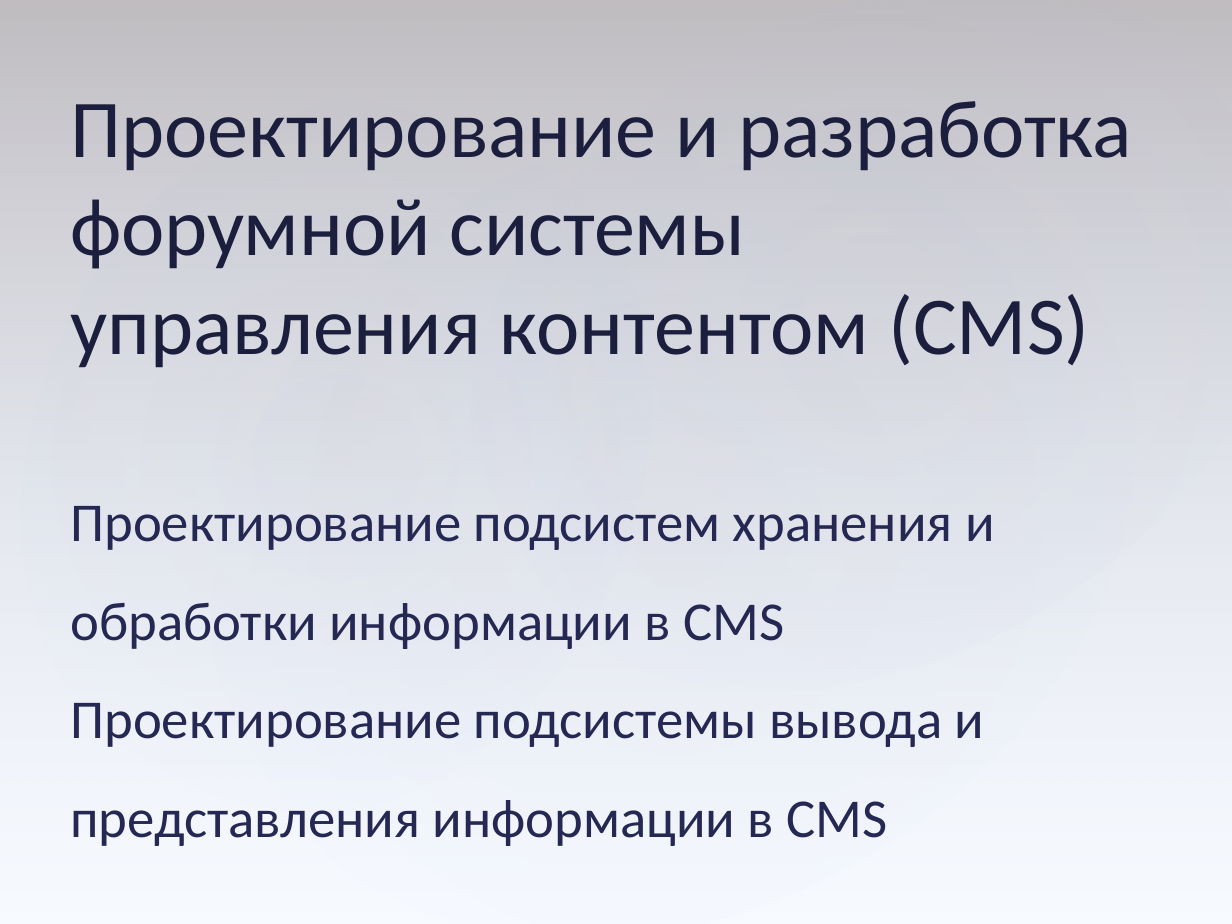
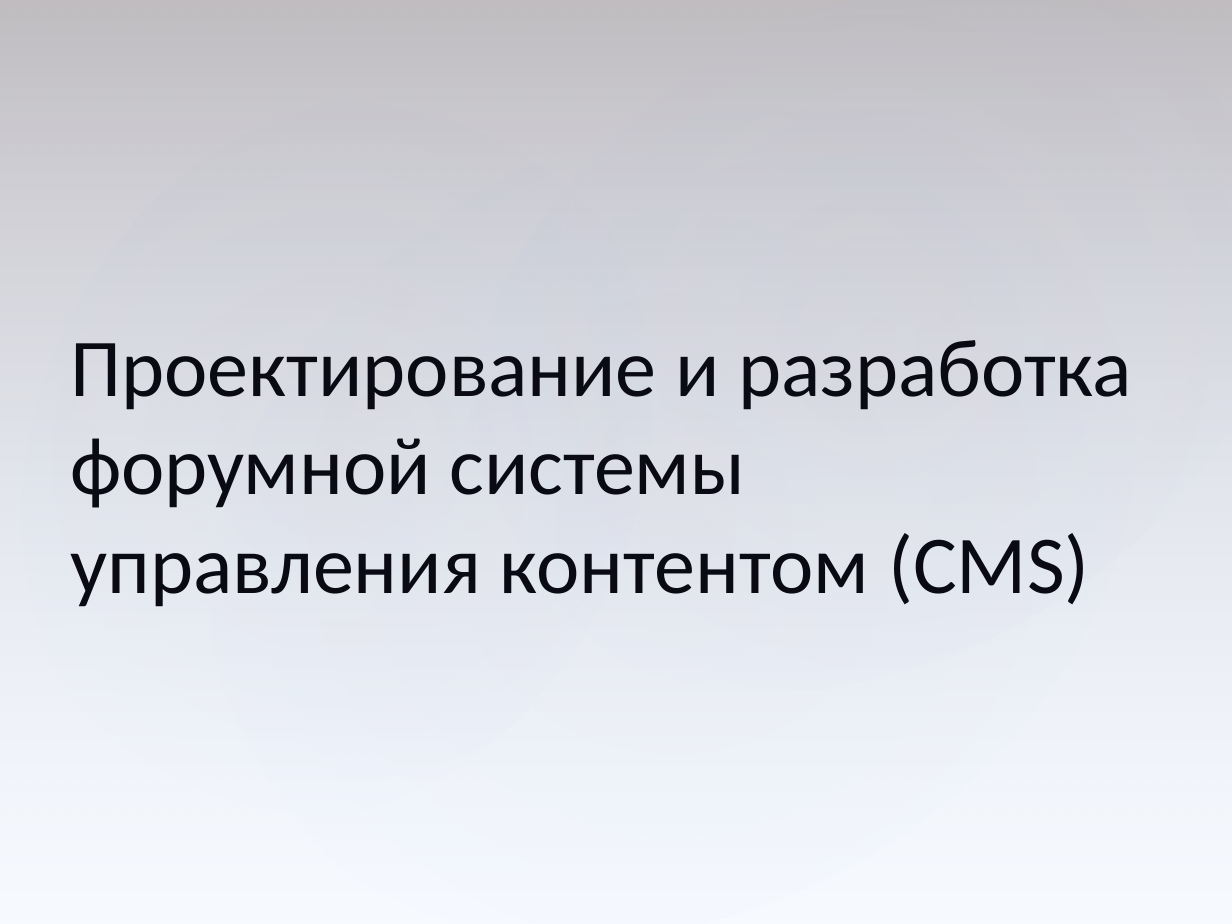
Before and after one commit to serpikovs/in40, a slide deck: slide 1 of !docs/common.pptx. Drawn at 1232x924 pixels with LibreOffice and Linux fonts; fonts in the diff are those of the drawing. Boxes give left, top, right and bottom in pixels: in the first picture for what was removed or moved away, otherwise in the second. Text is boxed around its words. In the diff, an @@ line names an element or a change of style, - is before the commit and + after.

```diff
--- a/!docs/common.pptx
+++ b/!docs/common.pptx
@@ text "Проектирование и разработка форумной системы ...": place and size @@
-text "Проектирование и разработка форумной системы ..." at <box>70,101,1132,368</box>
+text "Проектирование и разработка форумной системы ..." at <box>70,340,1132,607</box>
@@ text "Проектирование и разработка форумной системы ..." at <box>70,340,1132,607</box>: text colour #1B1E3E to #090A14 @@
@@ text removed at <box>70,506,995,846</box> @@
-Проектирование подсистем хранения и обработки информации в CMS
-Проектирование подсистемы вывода и представления информации в CMS
```
Also in this commit, not shown: 27 other slides changed, 7 slides removed.
